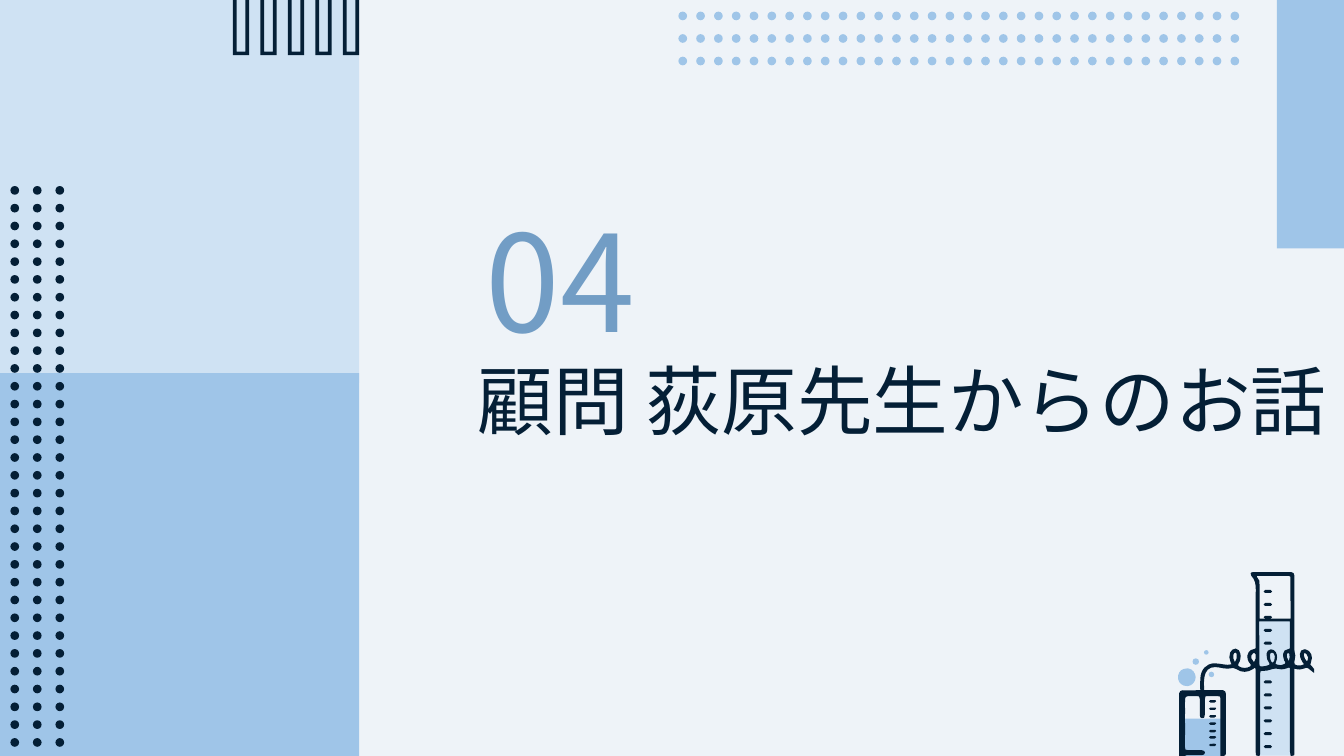
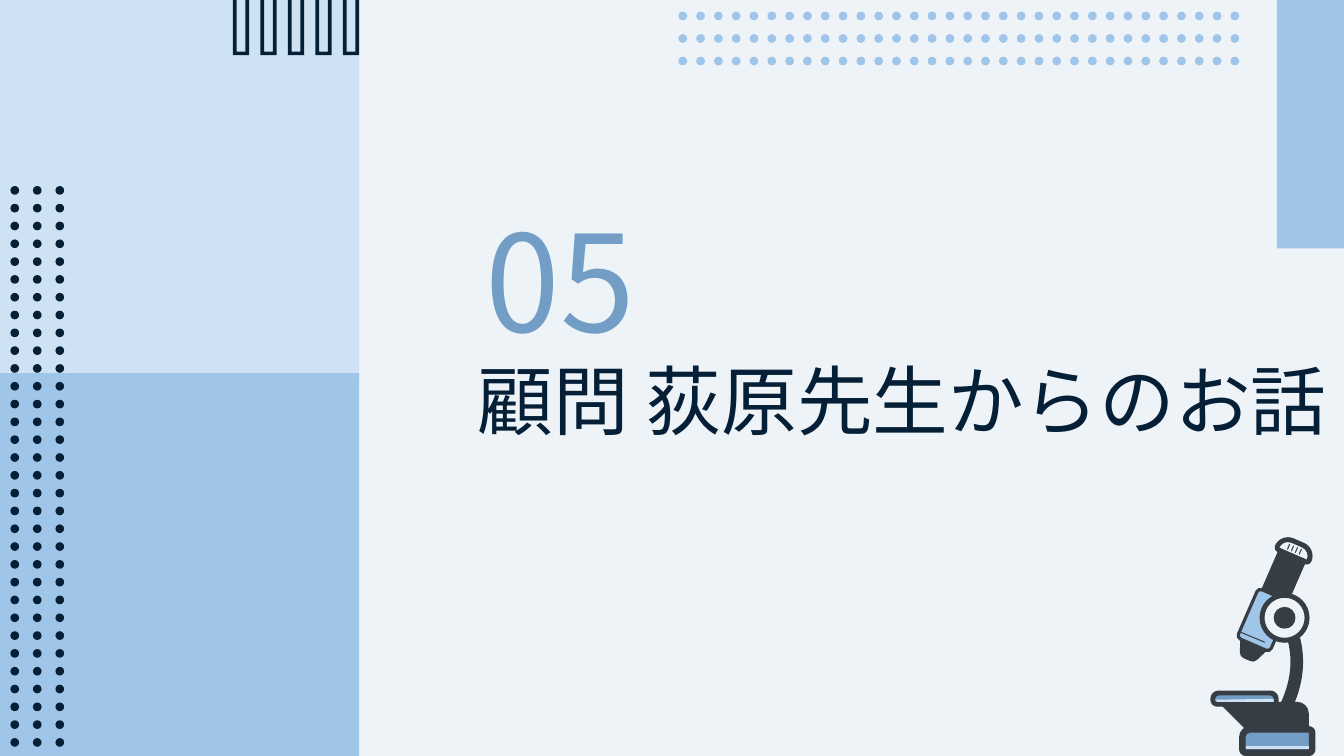
Before and after one commit to CL-ken/CL-ken.github.io, a slide deck: slide 14 of 2025/25_サークル説明.pptx (slide 12 before the commit). Drawn at 1344x756 pixels with LibreOffice and Linux fonts; fonts in the diff are those of the drawing. Boxes give left, top, right and bottom in pixels: in the first picture for what was removed or moved away, otherwise in the second. Text is boxed around its words. In the diff, an @@ line names an element or a change of style, - is before the commit and + after.

```diff
--- a/2025/25_サークル説明.pptx
+++ b/2025/25_サークル説明.pptx
@@ text at bbox=[485, 232, 634, 334]: text changed @@
-04
+05
@@ group added at bbox=[1211, 537, 1313, 753]: 16 freeform shapes @@
@@ freeform shape removed at bbox=[1180, 573, 1316, 756] @@
@@ freeform shape: place and size @@
-freeform shape at bbox=[1257, 621, 1291, 667]
+freeform shape at bbox=[1262, 596, 1308, 641]
@@ freeform shape at bbox=[1262, 596, 1308, 641]: fill #CFE2F3 to #EEF3F8 @@
@@ freeform shape removed at bbox=[1264, 590, 1272, 593] @@
@@ freeform shape removed at bbox=[1264, 616, 1272, 619] @@
@@ freeform shape removed at bbox=[1264, 603, 1272, 606] @@
@@ freeform shape removed at bbox=[1193, 658, 1200, 664] @@
@@ freeform shape removed at bbox=[1205, 650, 1210, 655] @@
@@ freeform shape at bbox=[1240, 638, 1268, 662]: fill #9FC5E8 to #363D44 @@
@@ freeform shape: place and size @@
-freeform shape at bbox=[1179, 668, 1196, 687]
+freeform shape at bbox=[1240, 638, 1268, 662]
@@ freeform shape: place and size @@
-freeform shape at bbox=[1264, 629, 1272, 632]
+freeform shape at bbox=[1241, 632, 1264, 642]
@@ freeform shape at bbox=[1241, 632, 1264, 642]: fill #041F36 to none; outline none to #363D44 0.75 pt @@
@@ freeform shape removed at bbox=[1264, 642, 1272, 645] @@
@@ freeform shape removed at bbox=[1287, 653, 1290, 660] @@
@@ freeform shape removed at bbox=[1209, 671, 1215, 677] @@
@@ freeform shape removed at bbox=[1264, 681, 1272, 684] @@
@@ freeform shape removed at bbox=[1209, 715, 1216, 717] @@
@@ freeform shape removed at bbox=[1209, 708, 1216, 710] @@
@@ freeform shape removed at bbox=[1209, 701, 1216, 703] @@
@@ freeform shape: place and size @@
-freeform shape at bbox=[1259, 665, 1291, 755]
+freeform shape at bbox=[1216, 699, 1274, 702]
@@ freeform shape removed at bbox=[1264, 707, 1272, 710] @@
@@ freeform shape removed at bbox=[1264, 694, 1272, 697] @@
@@ freeform shape removed at bbox=[1209, 730, 1216, 732] @@
@@ freeform shape removed at bbox=[1209, 723, 1216, 725] @@
@@ freeform shape removed at bbox=[1209, 736, 1216, 738] @@
@@ freeform shape removed at bbox=[1209, 744, 1216, 746] @@
@@ freeform shape: place and size @@
-freeform shape at bbox=[1185, 719, 1222, 756]
+freeform shape at bbox=[1239, 726, 1316, 756]
@@ freeform shape at bbox=[1239, 726, 1316, 756]: fill #9FC5E8 to #363D44 @@
@@ freeform shape removed at bbox=[1264, 732, 1272, 735] @@
@@ freeform shape removed at bbox=[1264, 720, 1272, 723] @@
@@ freeform shape removed at bbox=[1264, 745, 1272, 748] @@
```
Also in this commit, not shown: 9 other slides changed, 2 slides added.
